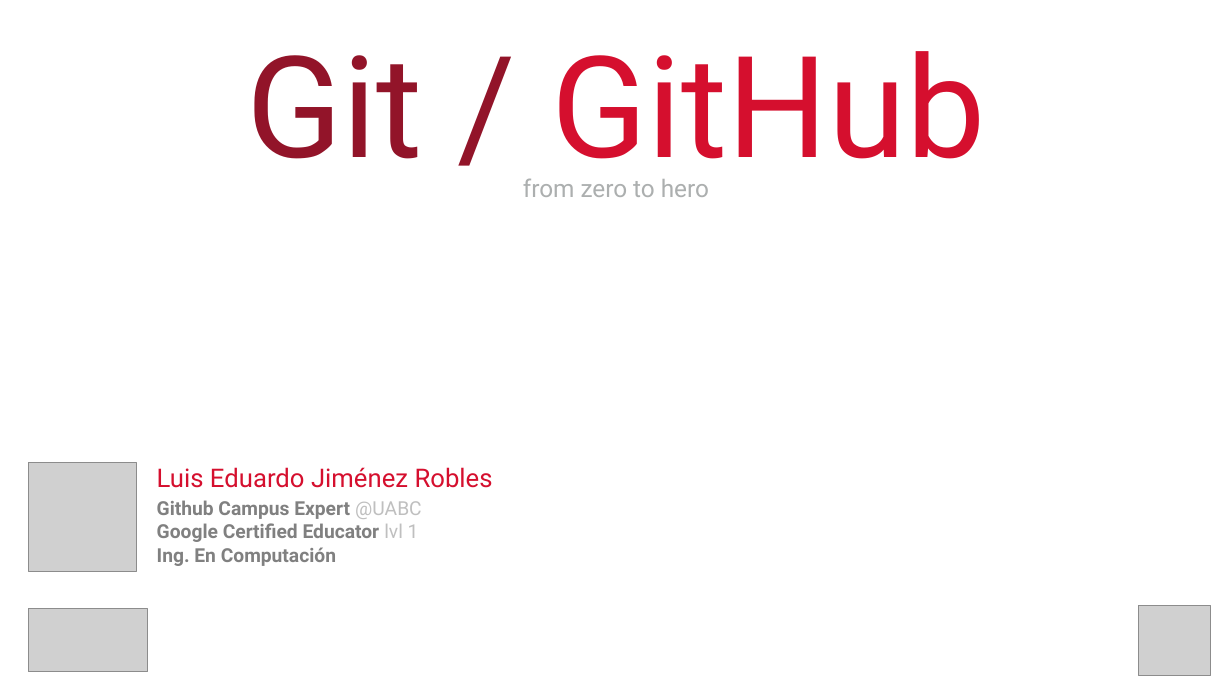
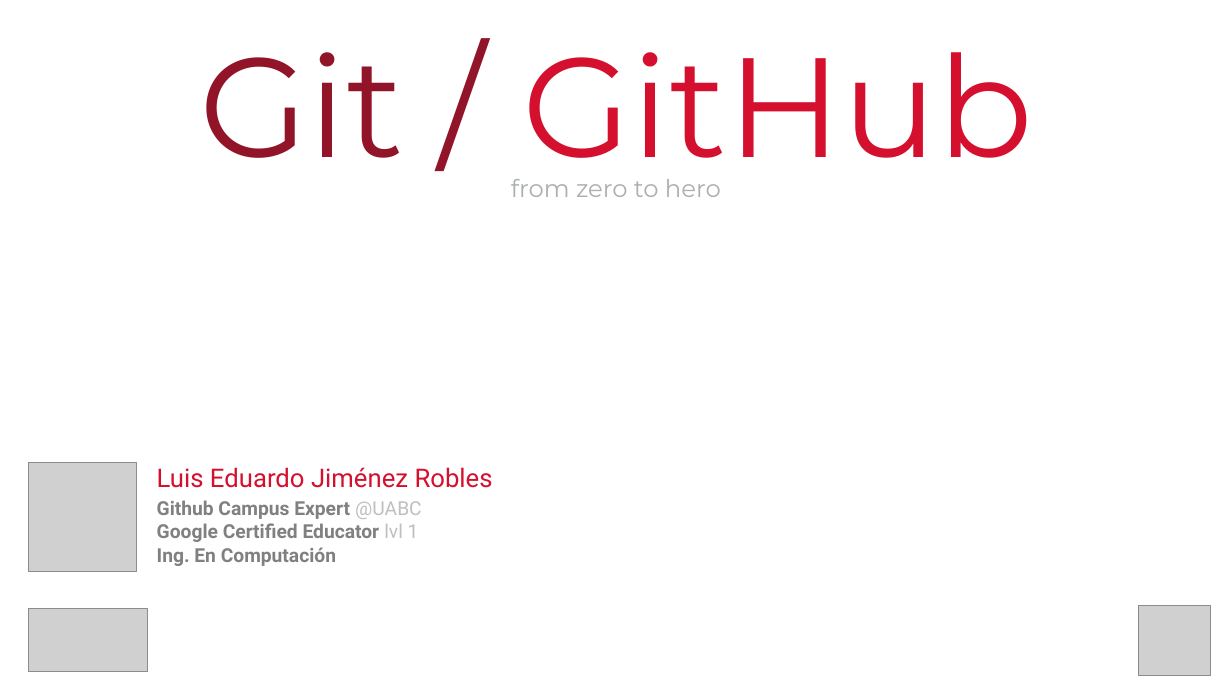
Before and after one commit to cimadev/PlaticasTalleres, a slide deck: slide 2 of 2017/dec_7_Git_GitHub_WorkShop/DGO.pptx. Drawn at 1232x693 pixels with LibreOffice and Linux fonts; fonts in the diff are those of the drawing; grey boxes stand for pictures. Boxes give left, top, right and bottom in pixels: in the first picture for what was removed or moved away, otherwise in the second. Text is boxed around its words. In the diff, an @@ line names an element or a change of style, - is before the commit and + after.

```diff
--- a/2017/dec_7_Git_GitHub_WorkShop/DGO.pptx
+++ b/2017/dec_7_Git_GitHub_WorkShop/DGO.pptx
@@ title "Git / GitHub" at box(199, 52, 1033, 190): font Roboto to Montserrat @@
@@ subtitle "from zero to hero" at box(511, 179, 721, 197): font Roboto to Montserrat @@
```
Also in this commit, not shown: 6 other files.
